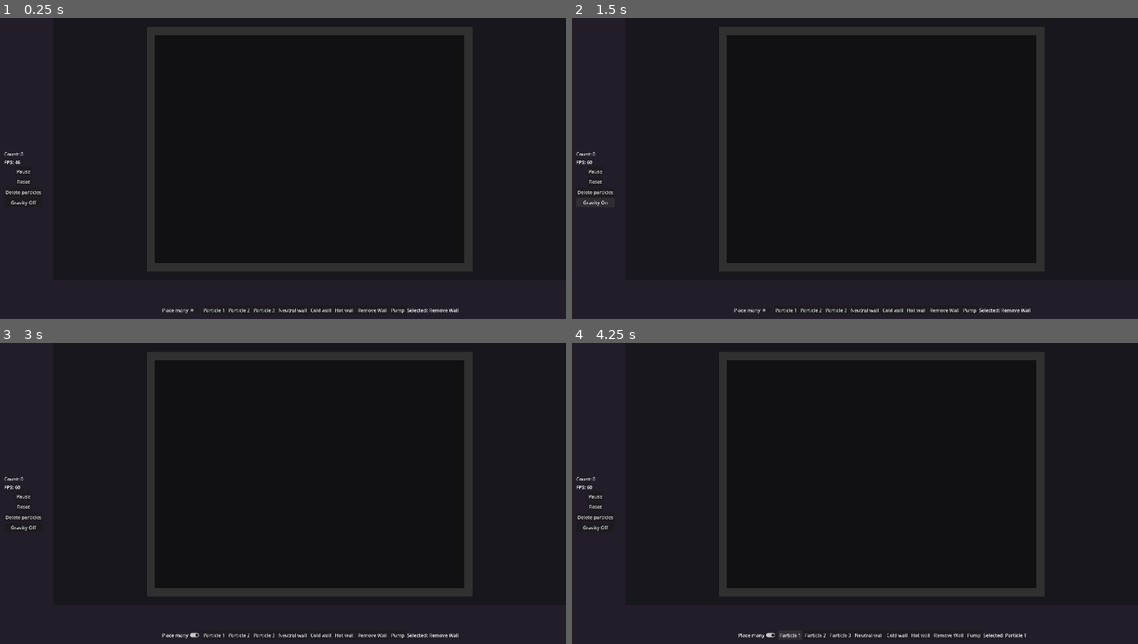
Above: before the commit, frames 1-4 (two rows, left to right).
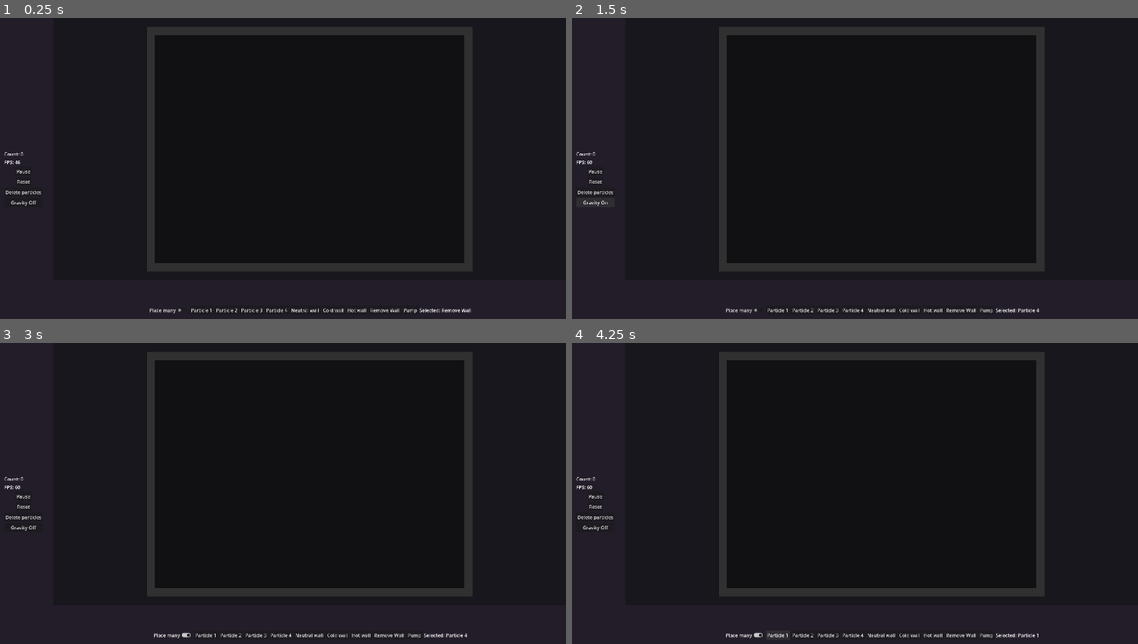
Above: after the commit, the same moments.

Repository: T4Ne/ThermalBox
Game: Godot game, scene res://scenes/main_box.tscn
Two runs of this game, one before a commit and one after it. Both use one fixed random seed, a clock stepped at 60 frames per second and the inputs below.
Inputs (mouse positions are in pixels of both pictures, inside the frame that each line leads up to):
- Up to frame 1 (0.25 s): no input
- Up to frame 2 (1.5 s): click (849, 309) at 0.5 s, where only the run after the commit has a clickable "Particle 4"; click "Gravity Off" at 1.25 s
- Up to frame 3 (3 s): click "Gravity On" at 2 s; click "Place many" at 2.75 s
- Up to frame 4 (4.25 s): click "Particle 1" at 3.5 s

The runs differ from the first frame. In frame 1, 0.5% of the frame differs, in the area x 26-84%, y 96-99%; in frame 2, 0.5%; in frame 3, 0.5%; in frame 4, 0.5%, in the area x 27-83%, y 96-99%.

Commit message:
Ver 0.0.1.0
+ Added new particle type

Diff:
--- a/scenes/main_box.tscn
+++ b/scenes/main_box.tscn
@@ -187,6 +187,11 @@
 focus_mode = 0
 text = "Particle 3"
 
+[node name="Particle4Item" type="Button" parent="Control/BottomBar/ItemButtons"]
+layout_mode = 2
+focus_mode = 0
+text = "Particle 4"
+
 [node name="WallNeutral" type="Button" parent="Control/BottomBar/ItemButtons"]
 layout_mode = 2
 size_flags_horizontal = 4
@@ -233,6 +238,7 @@
 [connection signal="pressed" from="Control/BottomBar/ItemButtons/Particle1Item" to="." method="_on_particle_1_item_pressed"]
 [connection signal="pressed" from="Control/BottomBar/ItemButtons/Particle2Item" to="." method="_on_particle_2_item_pressed"]
 [connection signal="pressed" from="Control/BottomBar/ItemButtons/Particle3Item" to="." method="_on_particle_3_item_pressed"]
+[connection signal="pressed" from="Control/BottomBar/ItemButtons/Particle4Item" to="." method="_on_particle_4_item_pressed"]
 [connection signal="pressed" from="Control/BottomBar/ItemButtons/WallNeutral" to="." method="_on_wall_neutral_pressed"]
 [connection signal="pressed" from="Control/BottomBar/ItemButtons/WallCold" to="." method="_on_wall_cold_pressed"]
 [connection signal="pressed" from="Control/BottomBar/ItemButtons/WallHot" to="." method="_on_wall_hot_pressed"]
--- a/scripts/movement_handler.gd
+++ b/scripts/movement_handler.gd
@@ -6,8 +6,8 @@
 var interaction_range_sq: float = (interaction_range_r * Globals.default_particle_radius)**2
 var wall_thermal_coef: float = 20.0
 var pump_acceleration: float = 100.0
-var pump_max_speed: float = 10.0
-var max_force: float = Globals.max_accel
+var pump_max_speed: float = 5.0
+var max_acceleration: float = Globals.max_accel
 var interaction_matrix: Array[Array] = []
 var cell_iteration_order: PackedInt32Array = [1, 3, 5, 7, 0, 2, 4, 6, 8]
 
@@ -60,6 +60,8 @@
 		if gravity_is_on:
 			full_step_acceleration += gravity
 		full_step_acceleration += _calculate_collision_acceleration(particle_id, final_full_step_position, final_half_step_velocity, world_state)
+		if full_step_acceleration.length_squared() > max_acceleration**2:
+			full_step_acceleration = full_step_acceleration.normalized() * max_acceleration
 
 		# full step velocity
 		var full_step_velocity: Vector2 = final_half_step_velocity + full_step_acceleration * time_step * 0.5
@@ -71,29 +73,40 @@
 		chunk.accelerations[particle_indx] = full_step_acceleration
 
 func _build_interaction_matrix() -> void:
-	var type_count: int = 3
+	var type_count: int = 4
 	interaction_matrix.resize(type_count)
 	for indx: int in range(type_count):
 		interaction_matrix[indx] = []
 		interaction_matrix[indx].resize(type_count)
 
-	interaction_matrix[0][0] = [-50.0, 4.0, InterType.LENNARD_JONES]
+	interaction_matrix[0][0] = [-20.0, 4.0, InterType.LENNARD_JONES]
 	interaction_matrix[0][1] = [-100.0, 3.5, InterType.LENNARD_JONES]
-	interaction_matrix[0][2] = [-1000.0, interaction_range_r, InterType.REPULSION]
+	interaction_matrix[0][2] = [-20.0, 4.0, InterType.LENNARD_JONES]
+	interaction_matrix[0][3] = [-500.0, interaction_range_r, InterType.REPULSION]
 	interaction_matrix[1][0] = [-100.0, 3.5, InterType.LENNARD_JONES]
-	interaction_matrix[1][1] = [-500.0, interaction_range_r, InterType.REPULSION]
-	interaction_matrix[1][2] = [-50.0, 4.0, InterType.LENNARD_JONES]
-	interaction_matrix[2][0] = [-1000.0, interaction_range_r, InterType.REPULSION]
-	interaction_matrix[2][1] = [-50.0, 4.0, InterType.LENNARD_JONES]
+	interaction_matrix[1][1] = [-1000.0, interaction_range_r, InterType.REPULSION]
+	interaction_matrix[1][2] = [-500.0, interaction_range_r, InterType.REPULSION]
+	interaction_matrix[1][3] = [-500.0, interaction_range_r, InterType.REPULSION]
+	interaction_matrix[2][0] = [-20.0, 4.0, InterType.LENNARD_JONES]
+	interaction_matrix[2][1] = [-500.0, interaction_range_r, InterType.REPULSION]
 	interaction_matrix[2][2] = [-500.0, interaction_range_r, InterType.REPULSION]
+	interaction_matrix[2][3] = [-500.0, interaction_range_r, InterType.REPULSION]
+	interaction_matrix[3][0] = [-500.0, interaction_range_r, InterType.REPULSION]
+	interaction_matrix[3][1] = [-500.0, interaction_range_r, InterType.REPULSION]
+	interaction_matrix[3][2] = [-500.0, interaction_range_r, InterType.REPULSION]
+	interaction_matrix[3][3] = [-500.0, interaction_range_r, InterType.REPULSION]
 
 	# interactions:
 	# 0-0: WEAKINTER
 	# 0-1: STRONGINTER
-	# 0-2: STRONGREPUL
-	# 1-1: WEAKREPUL
-	# 1-2: WEAKINTER
-	# 2-2: WEAKREPUL
+	# 0-2: WEAKINTER
+	# 0-3: WEAKREPUL
+	# 1-1: STRONGINTER
+	# 1-2: STRONGREPUL
+	# 1-3: WEAKREPUL
+	# 2-2: WEAKINTER
+	# 2-3: WEAKREPUL
+	# 3-3: WEAKREPUL
 
 func _calculate_collision_acceleration(id: int, position: Vector2, velocity: Vector2, world_state: WorldState) -> Vector2:
 	var combined_acceleration: Vector2 = Vector2.ZERO
@@ -223,16 +236,16 @@
 			var force: float = 0.0
 			if params[2] == InterType.LENNARD_JONES:
 				if dist_r == 0.0:
-					force = -max_force
+					force = -max_acceleration * mass
 				else:
 					var b_div_d: float = params[1] / dist_r
 					force = params[0]*((b_div_d)**4 - 2*(b_div_d)**2)
 			else:
 				if dist_r == 0.0:
-					force = -max_force
+					force = -max_acceleration * mass
 				else:
 					force = params[0] * ((params[1] / dist_r) - 1.0)
-			force = clampf(force, -max_force, 1000.0)
+			#force = clampf(force, -max_force, 1000.0)
 
 			accumulated_acceleration += uvec_to_self * (force / mass)
 
--- a/scripts/renderer.gd
+++ b/scripts/renderer.gd
@@ -76,6 +76,8 @@
 				mm_particles.set_instance_color(particle_id, Color("#1F6B2C"))
 			2:
 				mm_particles.set_instance_color(particle_id, Color("#2E5D9E"))
+			3:
+				mm_particles.set_instance_color(particle_id, Color("#555555"))
 			_:
 				assert(false, "ParticleTypeError: particle has no valid type")
 
--- a/scripts/ui.gd
+++ b/scripts/ui.gd
@@ -13,7 +13,7 @@
 @onready var FPSLabel: Label = get_node("Control/SideBar/MainControls/FPSLabel")
 @onready var Countlabel: Label = get_node("Control/SideBar/MainControls/CountLabel")
 
-enum Items {REMOVEWALL, PARTICLE1, PARTICLE2, PARTICLE3, WALLNEUTRAL, WALLCOLD, WALLHOT, PUMP}
+enum Items {REMOVEWALL, PARTICLE1, PARTICLE2, PARTICLE3, PARTICLE4, WALLNEUTRAL, WALLCOLD, WALLHOT, PUMP}
 
 var selected_item: Items = Items.REMOVEWALL
 var place_25: bool = false
@@ -68,6 +68,9 @@
 			main_box.place_particle(type, mouse_position, place_25)
 		Items.PARTICLE3:
 			type = 2
+			main_box.place_particle(type, mouse_position, place_25)
+		Items.PARTICLE4:
+			type = 3
 			main_box.place_particle(type, mouse_position, place_25)
 
 func _on_particle_1_item_pressed() -> void:
@@ -143,3 +146,8 @@
 	selected_item = Items.PUMP
 	simulation_render_state.item_placement_mode = simulation_render_state.ItemPlacementMode.PUMP
 	SelectedLabel.text = "Selected: Pump"
+
+func _on_particle_4_item_pressed() -> void:
+	selected_item = Items.PARTICLE4
+	simulation_render_state.item_placement_mode = simulation_render_state.ItemPlacementMode.PARTICLE
+	SelectedLabel.text = "Selected: Particle 4"
